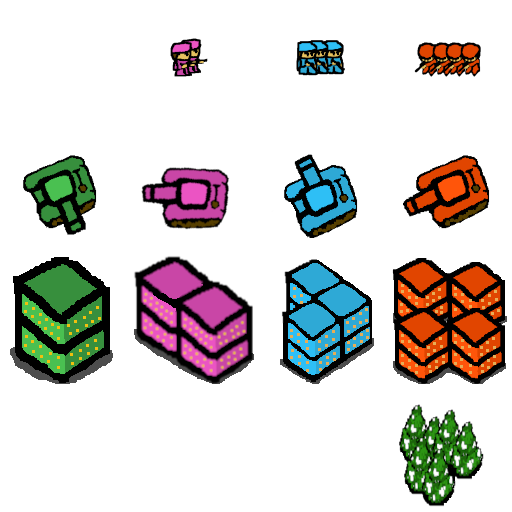
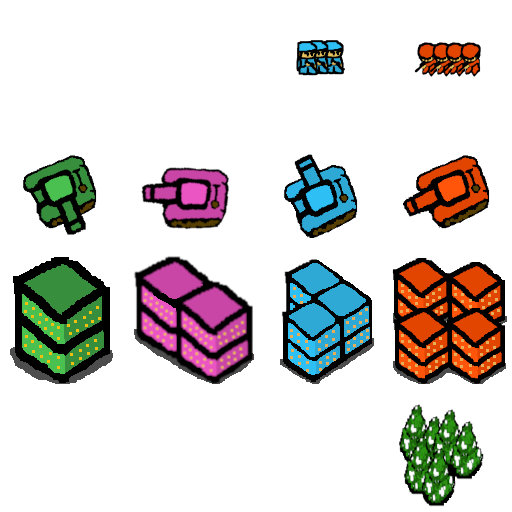
Comparing the layer stacks of the two 512 × 512 images. Changes:
added layer "Pasted Layer #16" above "Pasted Layer #20" over left=170, top=38, right=208, bottom=77
